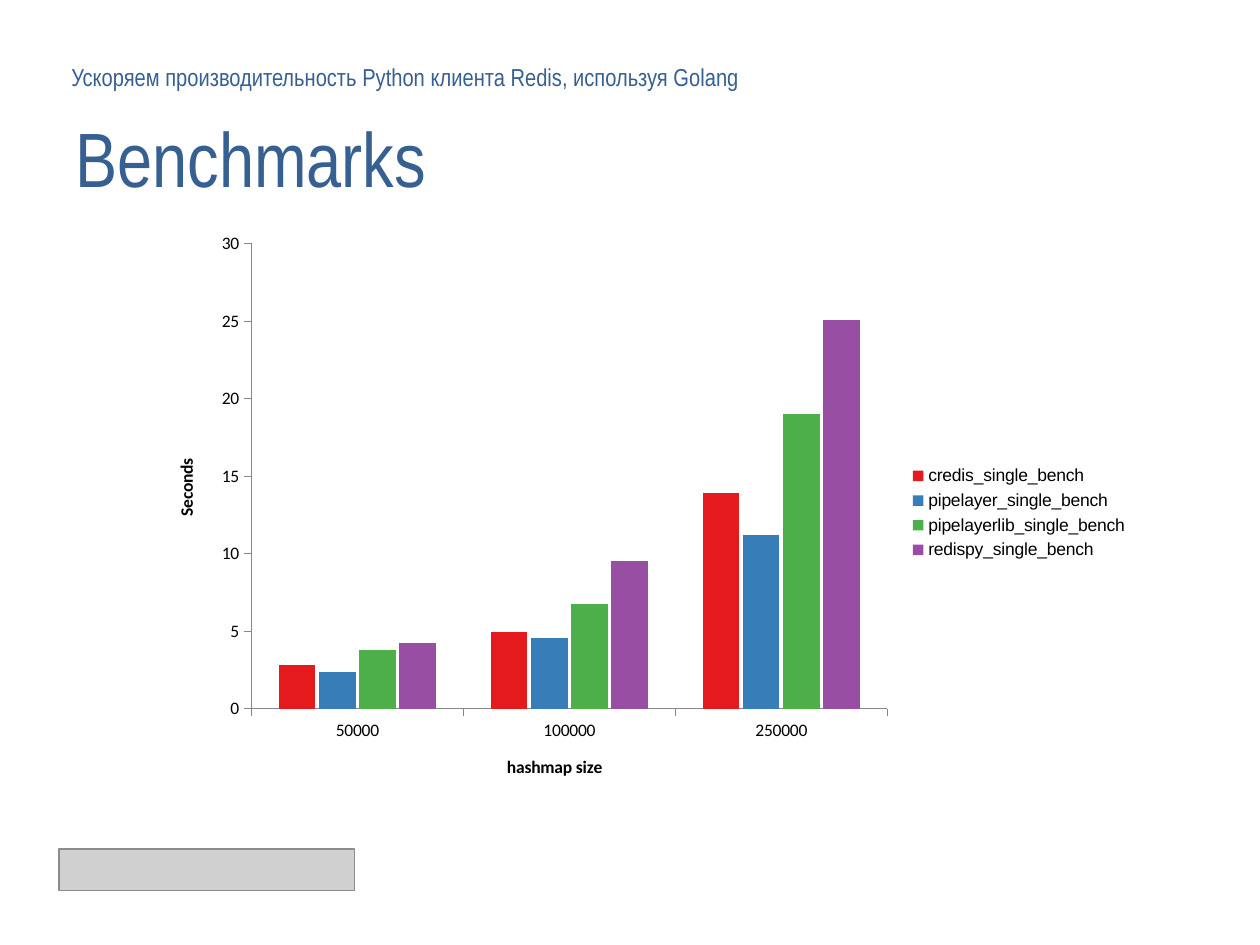
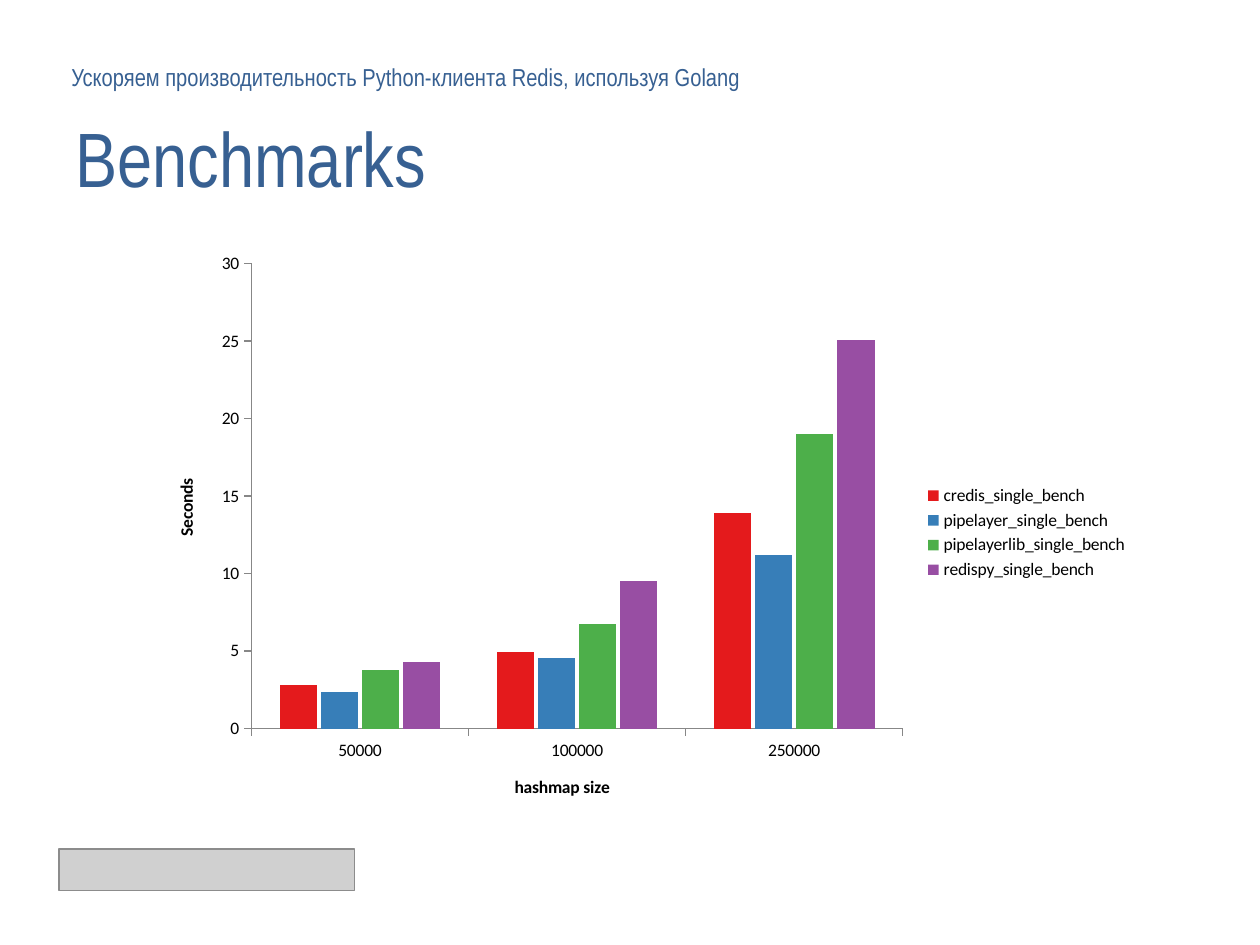
Before and after one commit to deslum/gopipe, a slide deck: slide 13 of presentation.pptx (slide 12 before the commit). Drawn at 1260x945 pixels with LibreOffice and Linux fonts; fonts in the diff are those of the drawing; grey boxes stand for pictures; background and template pictures are left out. Boxes give left, top, right and bottom in pixels: in the first picture for what was removed or moved away, otherwise in the second. Text is boxed around its words. In the diff, an @@ line names an element or a change of style, - is before the commit and + after.

```diff
--- a/presentation.pptx
+++ b/presentation.pptx
@@ text in free at [71,68,740,91]: text changed @@
-Ускоряем производительность Python клиента Redis, используя Golang
+Ускоряем производительность Python-клиента Redis, используя Golang
@@ column chart at [150,242,1142,823] @@
@@ legend changed @@
@@ category axis changed @@
@@ column chart: place and size @@
-column chart at [150,222,1142,803]
+column chart at [150,242,1142,823]
```
Also in this commit, not shown: 19 other slides changed, 3 slides added, 1 slide removed, 4 other files.
